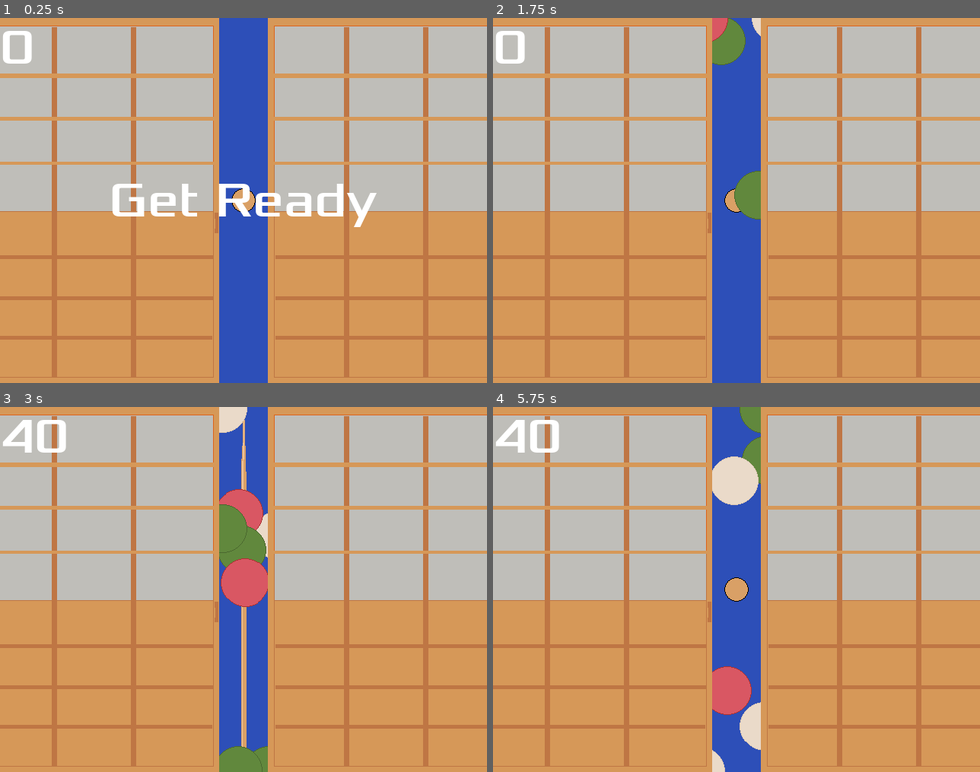
Above: before the commit, frames 1-4 (two rows, left to right).
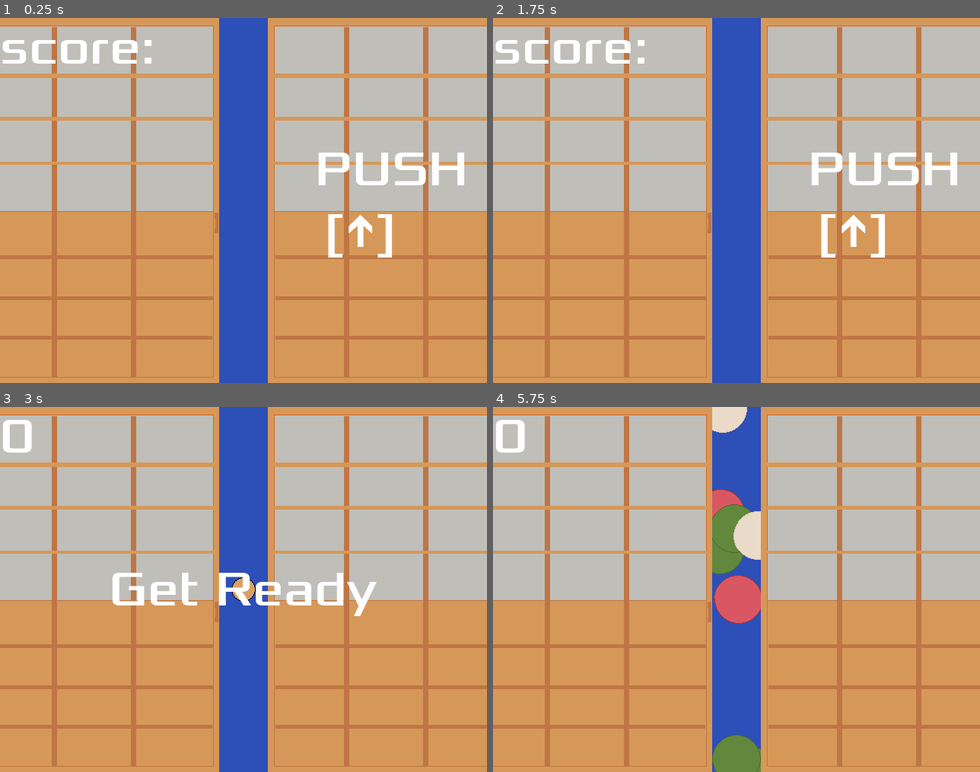
Above: after the commit, the same moments.

Repository: zundouz/ldjam54_odango
Game: Godot game, scene res://main.tscn
Same seed, same stepped clock (60 frames per second), same inputs: the game is played once before the commit and once after it.
Inputs:
- Up to frame 1 (0.25 s): no input
- Up to frame 2 (1.75 s): tap Enter at 0.5 s; hold Right (move_right) 0.53-1.28 s; tap Space at 1.25 s; hold Down (move_down) from 1.28 s (still down)
- Up to frame 3 (3 s): release Down (move_down) at 2.03 s; hold Right (move_right) 2.03-2.78 s; hold Up (move_up) from 2.78 s (still down)
- Up to frame 4 (5.75 s): release Up (move_up) at 3.53 s; hold Left (move_left) 3.53-5.03 s; hold Down (move_down) from 5.03 s (still down)

The runs differ from the first frame. In frame 1, 4.8% of the frame differs, in the area x 0-96%, y 3-66%; in frame 2, 4.3%; in frame 3, 6.6%; in frame 4, 7.4%, in the area x 0-55%, y 0-100%.

Commit message:
feat: game_state によるタイトル・インゲームの分離と、疑似タイトル処理の追加
- あとで上押して団子刺さる挙動追加したい

Diff:
--- a/My_Global.gd
+++ b/My_Global.gd
@@ -3,3 +3,7 @@
 # グローバル変数の作成
 var score = 0
 var is_odango_finished : bool = true
+
+enum game_state_type { Title, InGame, Result }
+
+var game_state : game_state_type = game_state_type.Title
--- a/main.gd
+++ b/main.gd
@@ -6,13 +6,22 @@
 
 # Called when the node enters the scene tree for the first time.
 func _ready():
-	new_game()
-
+	MyGlobal.game_state = MyGlobal.game_state_type.Title
 
 # Called every frame. 'delta' is the elapsed time since the previous frame.
 func _process(delta):
-	$HUD.update_score(MyGlobal.score)
-	pass
+	# ゲームステートにより分岐
+	if MyGlobal.game_state == MyGlobal.game_state_type.Title:
+		# TODO: 上押したらスタート
+		$HUD.show_message("                   PUSH\n               [↑]")
+		if Input.is_action_just_pressed("move_up"):
+			new_game() # ゲーム開始処理
+			MyGlobal.game_state = MyGlobal.game_state_type.InGame
+	elif MyGlobal.game_state == MyGlobal.game_state_type.InGame:
+		$HUD.update_score(MyGlobal.score)
+	elif MyGlobal.game_state == MyGlobal.game_state_type.Result:
+		# TODO: リザルトシーン作成
+		pass
 
 func game_over():
 	# $ScoreTimer.stop()
